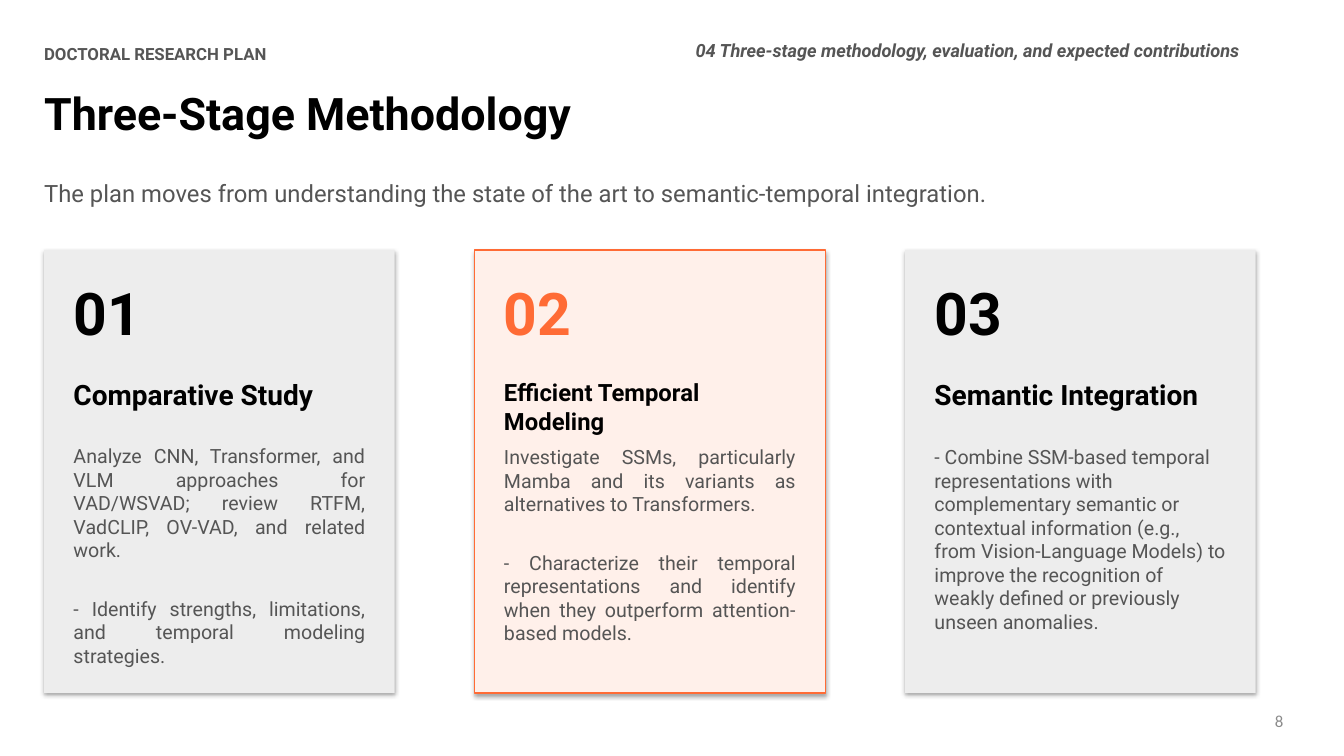
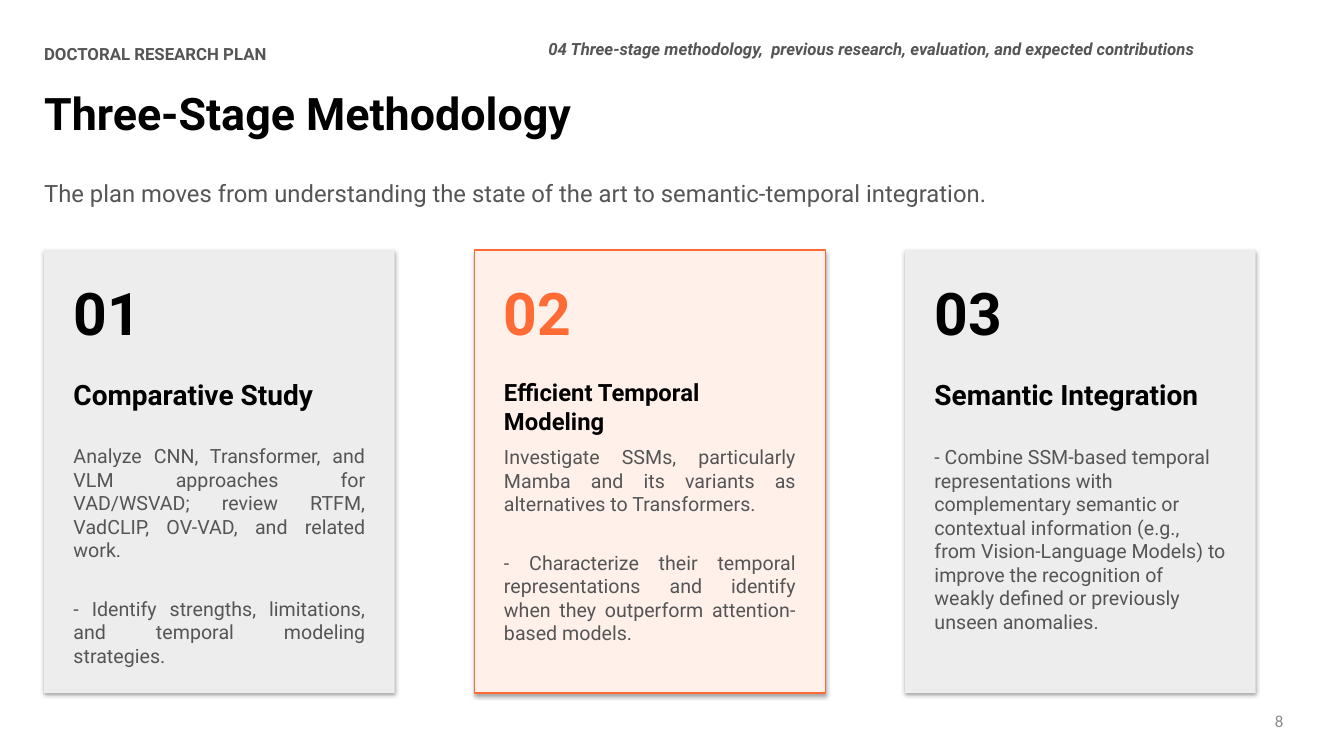
Before and after one commit to zeroxred/research, a slide deck: slide 8 of presentations/research_plan_wsvad_phd_english.pptx. Drawn at 1344x756 pixels with LibreOffice and Linux fonts; fonts in the diff are those of the drawing. Boxes give left, top, right and bottom in pixels: in the first picture for what was removed or moved away, otherwise in the second. Text is boxed around its words. In the diff, an @@ line names an element or a change of style, - is before the commit and + after.

```diff
--- a/presentations/research_plan_wsvad_phd_english.pptx
+++ b/presentations/research_plan_wsvad_phd_english.pptx
@@ text at (548, 42, 1194, 59): text changed; size 13 to 12 pt @@
-04 Three-stage methodology, evaluation, and expected contributions
+04 Three-stage methodology, previous research, evaluation, and expected contributions
```
Also in this commit, not shown: 1 slide added.
